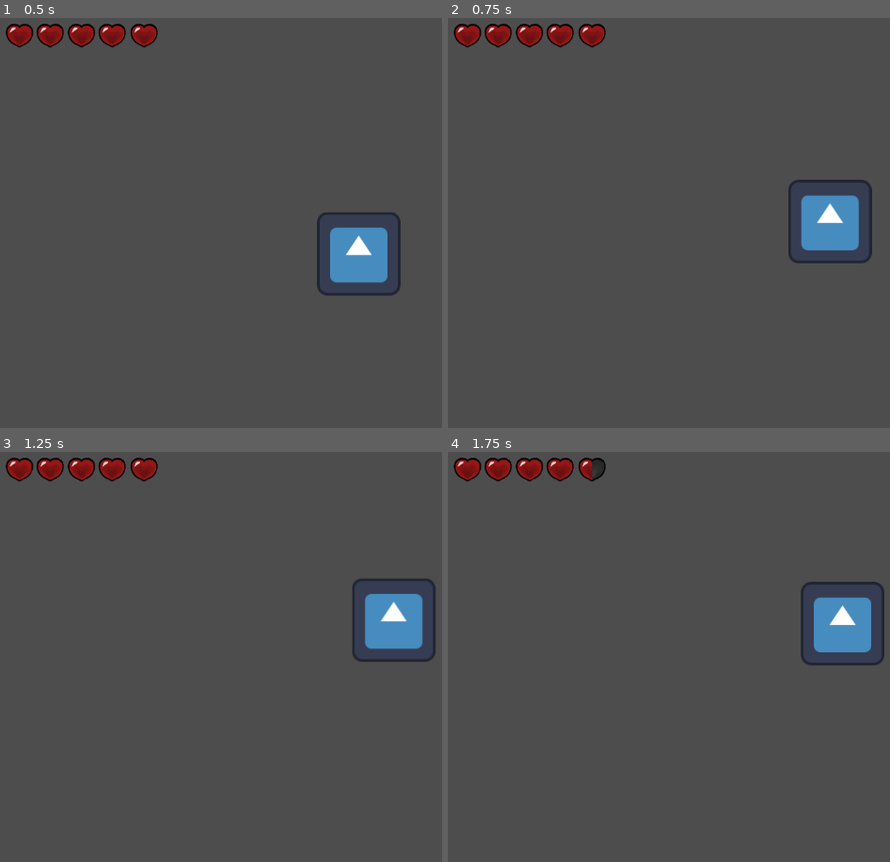
Above: before the commit, frames 1-4 (two rows, left to right).
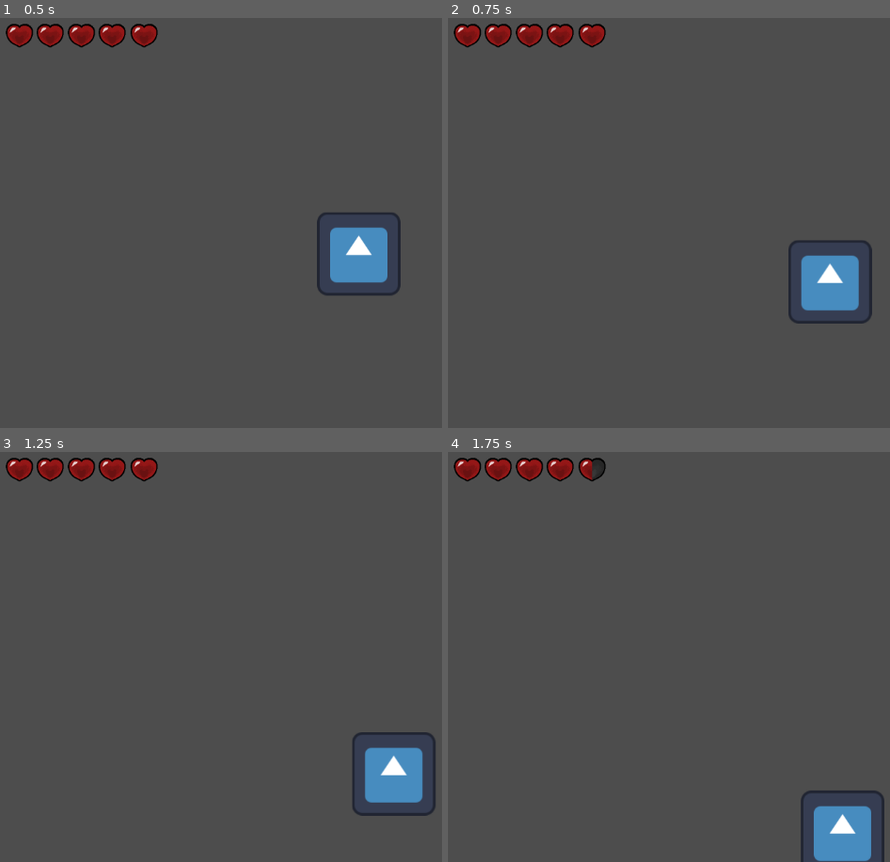
Above: after the commit, the same moments.

Repository: Dekoder-py/DaydreamProject
Game: Godot game, scene res://scenes/level_one.tscn
Same seed, same stepped clock (60 frames per second), same inputs: the game is played once before the commit and once after it. The engine's default icon, where the game draws it, is replaced by a stand-in: a white triangle on a blue panel in a dark square.
Inputs:
- Up to frame 1 (0.5 s): no input
- Up to frame 2 (0.75 s): tap Enter at 0.5 s; hold Right (right) from 0.53 s (still down); tap W (jump) at 0.6 s
- Up to frame 3 (1.25 s): keep holding Right (right); tap W (jump) at 0.77, 1.07 s
- Up to frame 4 (1.75 s): keep holding Right (right); tap X (shoot) at 1.35 s; tap W (jump) at 1.52, 1.55 s

Frame 1 is identical in both runs. In frame 2, 4.3% of the frame differs, in the area x 77-96%, y 39-75%; in frame 3, 4.5%, in the area x 79-99%, y 30-89%; in frame 4, 4.4%.

Commit message:
fix jump

Diff:
--- a/scripts/player.gd
+++ b/scripts/player.gd
@@ -56,7 +56,7 @@
 		velocity += get_gravity() * delta
 
 	# Handle jump.
-	if Input.is_action_just_pressed("jump") and !is_on_floor():
+	if Input.is_action_just_pressed("jump") and is_on_floor():
 		velocity.y = JUMP_VELOCITY
 		jump_sound.play()
 
